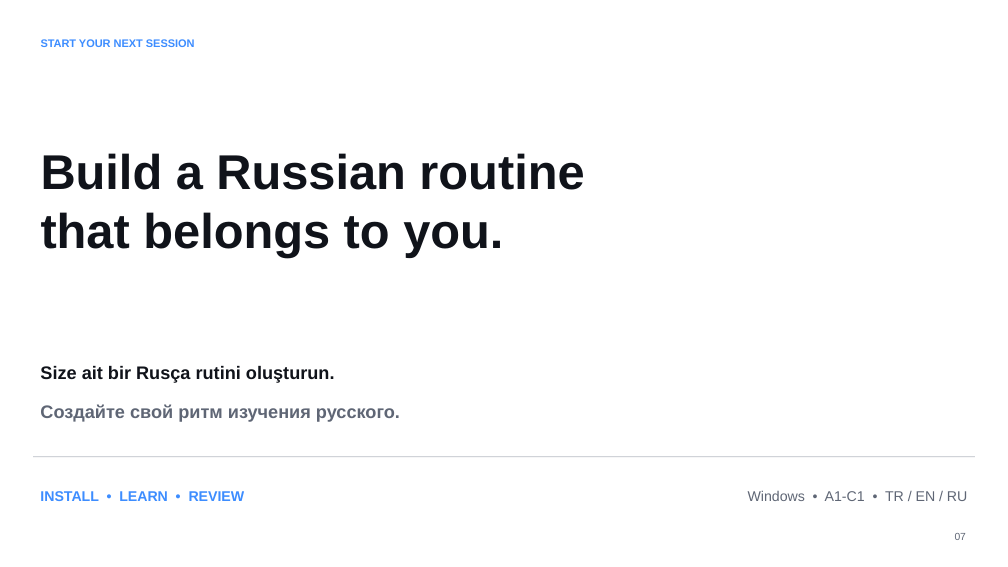
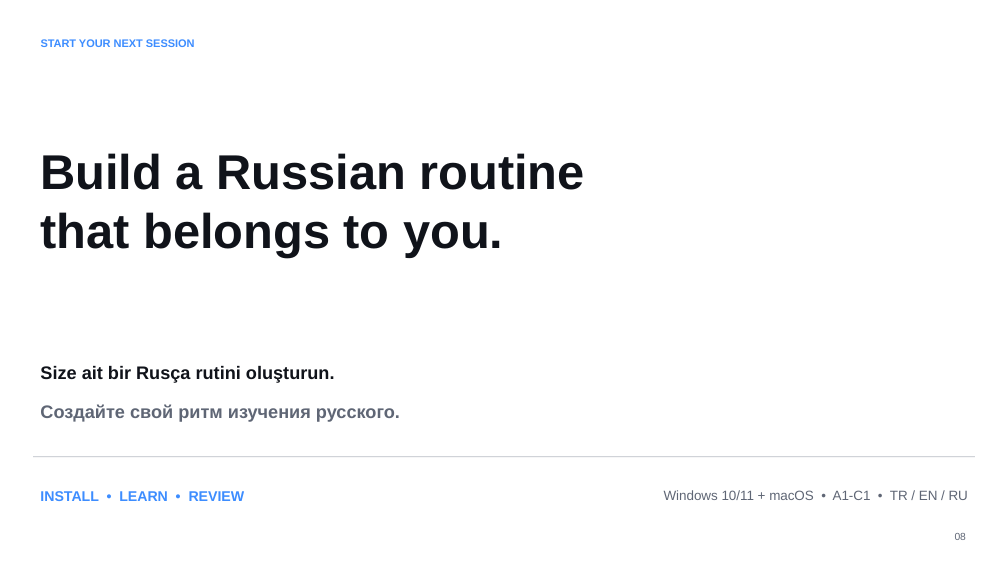
Before and after one commit to Azizsekerdil/RussianCourseAI, a slide deck: slide 8 of docs/presentation/Russian-Course-AI-Trilingual.pptx (slide 7 before the commit). Drawn at 1008x567 pixels with LibreOffice and Linux fonts; fonts in the diff are those of the drawing. Boxes give left, top, right and bottom in pixels: in the first picture for what was removed or moved away, otherwise in the second. Text is boxed around its words. In the diff, an @@ line names an element or a change of style, - is before the commit and + after.

```diff
--- a/docs/presentation/Russian-Course-AI-Trilingual.pptx
+++ b/docs/presentation/Russian-Course-AI-Trilingual.pptx
@@ text at (664, 490, 968, 500): text changed; size 13.5 to 12.8 pt @@
-Windows • A1-C1 • TR / EN / RU
+Windows 10/11 + macOS • A1-C1 • TR / EN / RU
@@ text at (955, 533, 966, 540): text changed @@
-07
+08
```
Also in this commit, not shown: 1 other slide changed, 1 slide added, 2 other files.
